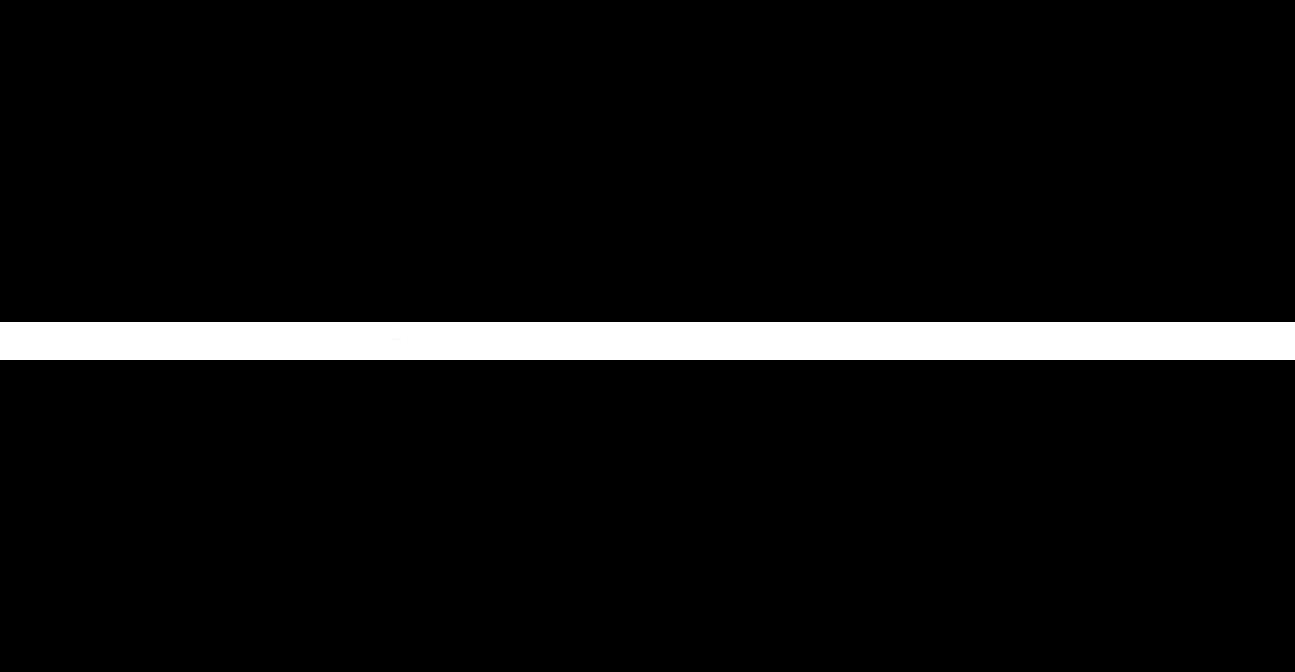
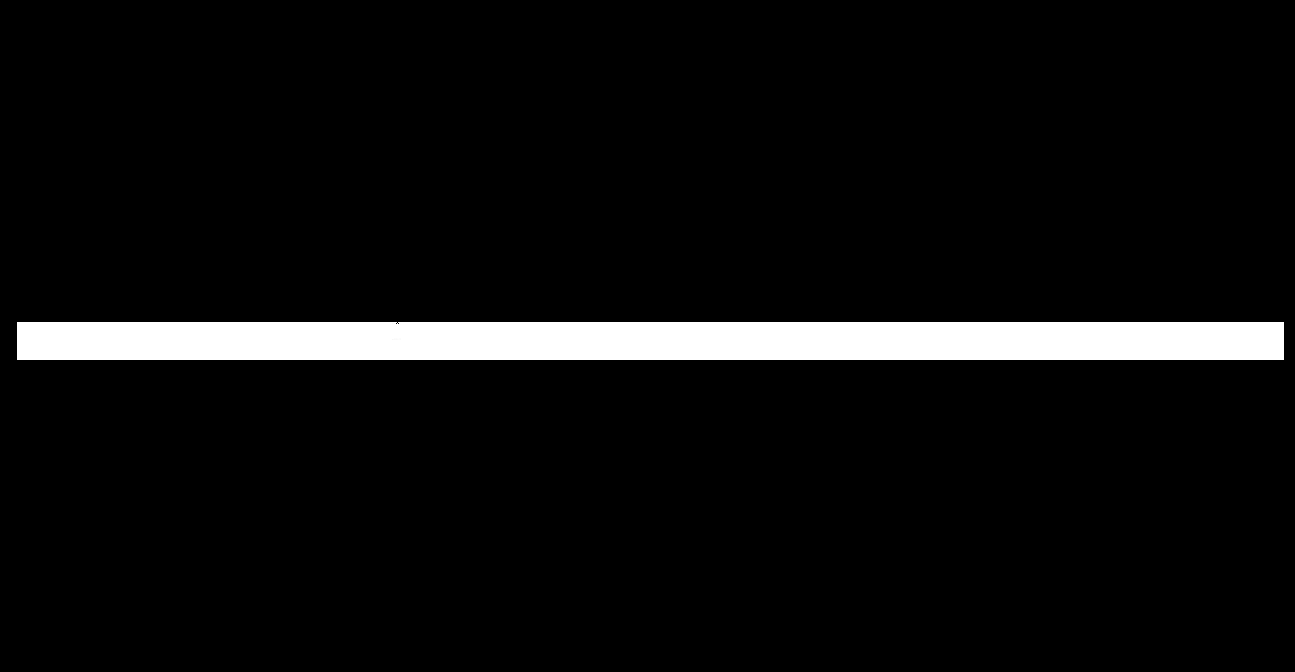
Two versions of the same layered image (1295x672). Layer-by-layer changes:
painted on "Layer 1" over [0, 322, 1295, 360]
